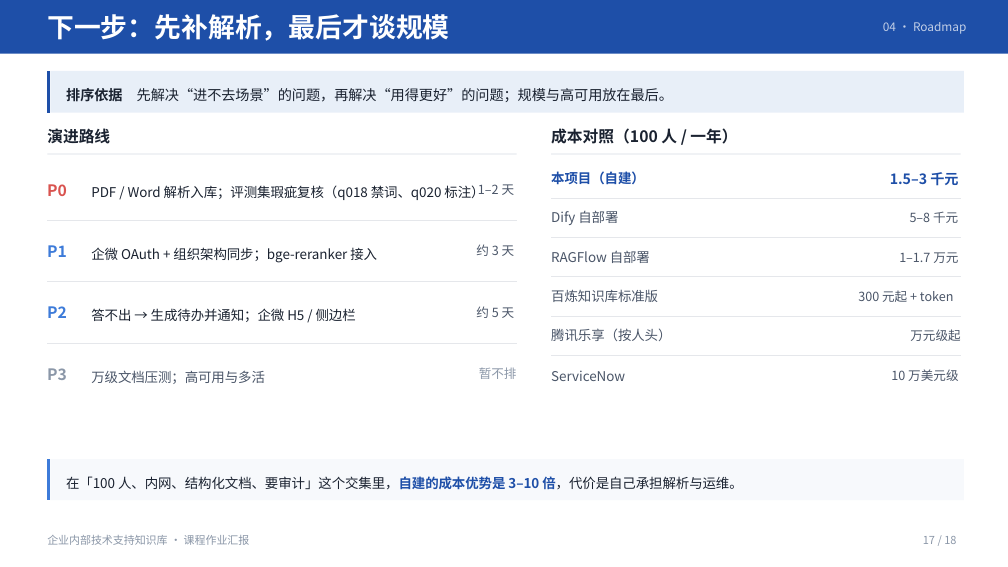
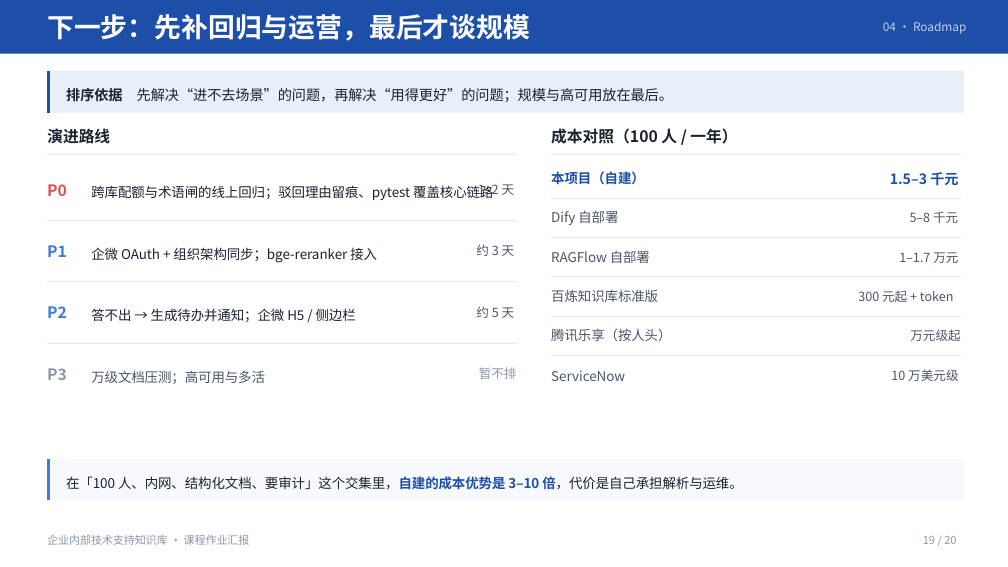
Before and after one commit to NanMuXPY/rag-kb-platform, a slide deck: slide 19 of docs/汇报PPT/汇报PPT.pptx (slide 17 before the commit). Drawn at 1008x567 pixels with LibreOffice and Linux fonts; fonts in the diff are those of the drawing. Boxes give left, top, right and bottom in pixels: in the first picture for what was removed or moved away, otherwise in the second. Text is boxed around its words. In the diff, an @@ line names an element or a change of style, - is before the commit and + after.

Commit message:
docs(汇报PPT): 更新到 v3.2——补治理后台与门户/接口面板两页，修正过期数字（拒答 100%、版本号、下一步 P0），全 deck 18→20 页

```diff
--- a/docs/汇报PPT/汇报PPT.pptx
+++ b/docs/汇报PPT/汇报PPT.pptx
@@ text at <box>47,14,530,41</box>: text changed @@
-下一步：先补解析，最后才谈规模
+下一步：先补回归与运营，最后才谈规模
@@ text at <box>91,185,493,200</box>: text changed @@
-PDF / Word 解析入库；评测集瑕疵复核（q018 禁词、q020 标注）
+跨库配额与术语闸的线上回归；驳回理由留痕、pytest 覆盖核心链路
@@ text at <box>923,536,956,544</box>: text changed @@
-17 / 18
+19 / 20
```
Also in this commit, not shown: 10 other slides changed, 2 slides added, 20 other files.
